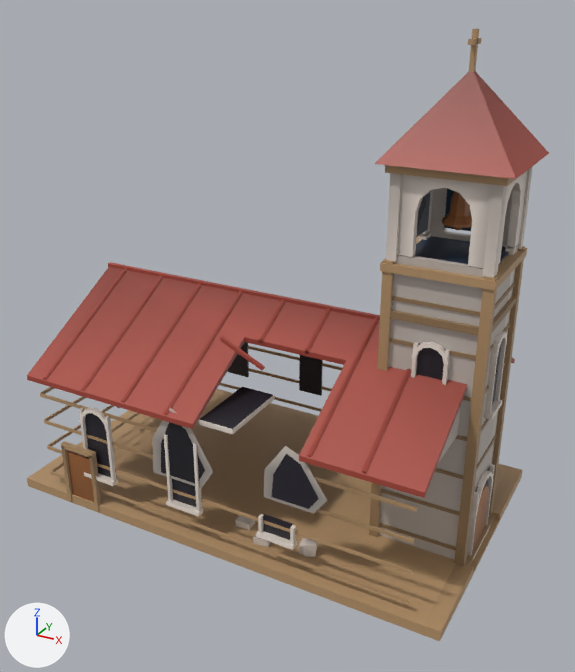
Before and after pictures for a commit that changed the glTF model assets/bld.church/model.w5.lod2.glb.
Both versions are drawn from a 50 mm camera at (14.1, -24.7, 19.2) aimed at (0.8, -0.5, 7.1). Every picture has the same lights, and +X, +Y and +Z are marked at lower left. The picture after the commit comes second. Where no turn or scale is listed for an object, it has been applied to the vertices. Vertices at exactly the same position are counted once.

The scene before the commit, as lines of its bpy script (objects in view):
```python
me_body_pal_bluetrim = bpy.data.meshes.new('body_pal_blueTrim')
me_body_pal_bluetrim.from_pydata(...)  # 66 vertices, 124 faces; spans x 5.35..8.57, y -1.5..1.5, z 0.25..13.68
me_body_pal_bluetrim.materials.append(mat_pal_bluetrim)
me_body_pal_khaki = bpy.data.meshes.new('body_pal_khaki')
me_body_pal_khaki.from_pydata(...)  # 370 vertices, 584 faces; spans x -9.0..9.0, y -5.3..5.3, z 0.0..18.1
me_body_pal_khaki.materials.append(mat_pal_khaki)
me_body_pal_picketwhite = bpy.data.meshes.new('body_pal_picketWhite')
me_body_pal_picketwhite.from_pydata(...)  # 545 vertices, 962 faces; spans x -7.9..8.8, y -5.3..5.0, z 0.1..14.2
me_body_pal_picketwhite.materials.append(mat_pal_picketwhite)
me_body_pal_uidark = bpy.data.meshes.new('body_pal_uiDark')
me_body_pal_uidark.from_pydata(...)  # 265 vertices, 402 faces; spans x -7.9..8.6, y -5.1..5.1, z 0.2..13.7
me_body_pal_uidark.materials.append(mat_pal_uidark)
ob_body_pal_bluetrim = bpy.data.objects.new('body_pal_blueTrim', me_body_pal_bluetrim)
ob_body_pal_bluetrim.location = (0.0, 0.0, 0.0)
ob_body_pal_khaki = bpy.data.objects.new('body_pal_khaki', me_body_pal_khaki)
ob_body_pal_khaki.location = (0.0, 0.0, 0.0)
ob_body_pal_picketwhite = bpy.data.objects.new('body_pal_picketWhite', me_body_pal_picketwhite)
ob_body_pal_picketwhite.location = (0.0, 0.0, 0.0)
ob_body_pal_uidark = bpy.data.objects.new('body_pal_uiDark', me_body_pal_uidark)
ob_body_pal_uidark.location = (0.0, 0.0, 0.0)
# also in view: 'roof_pal_brick' at (0.4, 0.0, 11.1); 'body_pal_woodWarm' at (0.4, -2.3, 6.7)
```
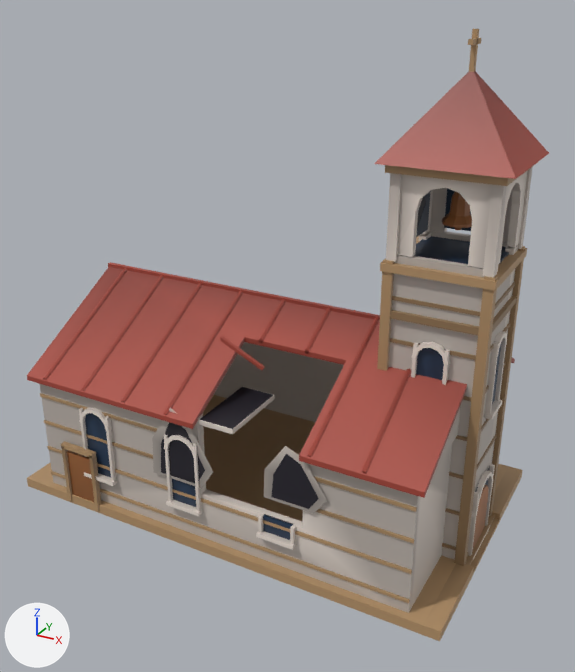
What differs and where, as boxes (x1, y1, x2, y2) in the pictures (575 x 672 px):
'body_pal_picketWhite', reshaped (9% wider, 13% taller)
    before: (79, 167, 533, 560)
    after: (40, 167, 533, 613)
part 1 of me_body_pal_bluetrim, added
    after: (85, 413, 111, 477)
part 2 of me_body_pal_bluetrim, added
    after: (172, 479, 196, 507)
part 3 of me_body_pal_bluetrim, added
    after: (416, 348, 444, 380)
part 4 of me_body_pal_bluetrim, added
    after: (263, 514, 293, 540)
part 5 of me_body_pal_picketwhite, added
    after: (164, 435, 198, 459)
part 6 of me_body_pal_picketwhite, added
    after: (40, 342, 452, 613)
part 7 of me_body_pal_picketwhite, edited (looks the same)
    both: (84, 167, 533, 558)
part 8 of me_body_pal_uidark, deleted
    before: (117, 342, 323, 540)
part 9 of me_body_pal_uidark, reshaped
    before: (416, 343, 501, 404)
part 10 of me_body_pal_uidark, deleted
    before: (85, 413, 111, 477)
part 11 of me_body_pal_uidark, deleted
    before: (172, 479, 196, 507)

The change, as a list of edits to the scene's bpy script:
```text
Change me_body_pal_bluetrim:
    used by ob_body_pal_bluetrim; location = (0.0, 0.0, 0.0)
    remove me_body_pal_bluetrim.from_pydata(...)  # 66 vertices, 124 faces; spans x 5.35..8.57, y -1.5..1.5, z 0.25..13.68
    add me_body_pal_bluetrim.from_pydata(...)  # 251 vertices, 458 faces; spans x -7.88..8.57, y -5.04..5.07, z 0.25..13.68
    me_body_pal_bluetrim part 1: a new loose piece of 32 vertices spanning x -5.57..-4.43, y -5.04..-4.95, z 1.7..4.5, in mat_pal_bluetrim
    me_body_pal_bluetrim part 2: a new loose piece of 32 vertices spanning x -1.58..-0.43, y -5.04..-4.95, z 1.7..4.5, in mat_pal_bluetrim
    me_body_pal_bluetrim part 3: a new loose piece of 32 vertices spanning x 6.38..7.32, y -1.75..-1.66, z 5.9..8.5, in mat_pal_bluetrim
    me_body_pal_bluetrim part 4: a new loose piece of 17 vertices spanning x 2.33..3.47, y -5.04..-4.95, z 1.7..2.35, in mat_pal_bluetrim
    other edits to the shape of me_body_pal_bluetrim do not show in these pictures
Change me_body_pal_picketwhite:
    used by ob_body_pal_picketwhite; location = (0.0, 0.0, 0.0)
    remove me_body_pal_picketwhite.from_pydata(...)  # 545 vertices, 962 faces; spans x -7.9..8.8, y -5.3..5.0, z 0.1..14.2
    add me_body_pal_picketwhite.from_pydata(...)  # 671 vertices, 1222 faces; spans x -7.9..8.8, y -5.3..5.0, z 0.0..14.2
    me_body_pal_picketwhite part 5: a new loose piece of 38 vertices spanning x -1.7..-0.3, y -5.2..-5.0, z 3.9..4.7, in mat_pal_picketwhite
    me_body_pal_picketwhite part 6: 88 vertices added at x -7.8..7.8, y -5.0..5.0, z 0.0..5.5
    me_body_pal_picketwhite part 7: 319 kept faces spanning x -5.7..8.8, y -5.3..1.8, z 0.1..14.2 get new vertex colours; the middle colour goes from light grey #dadada to light grey #d3d3d3
Change me_body_pal_uidark:
    used by ob_body_pal_uidark; location = (0.0, 0.0, 0.0)
    remove me_body_pal_uidark.from_pydata(...)  # 265 vertices, 402 faces; spans x -7.9..8.6, y -5.1..5.1, z 0.2..13.7
    add me_body_pal_uidark.from_pydata(...)  # 80 vertices, 56 faces; spans x -5.6..8.6, y -5.1..4.4, z 0.2..13.7
    me_body_pal_uidark part 8: 6 loose pieces with 57 vertices, spanning x -7.9..7.3, y -5.0..5.1, z 1.7..8.5, are deleted
    me_body_pal_uidark part 9: 4 vertices moved within x 6.4..8.5, y -1.7..0.5, z 5.9; 64 vertices removed from x 6.4..8.6, y -1.8..0.5, z 5.9..8.5
    me_body_pal_uidark part 10: 32 vertices removed from x -5.6..-4.4, y -5.0..-4.9, z 1.7..4.5
    me_body_pal_uidark part 11: 32 vertices removed from x -1.6..-0.4, y -5.0..-4.9, z 1.7..4.5
```
